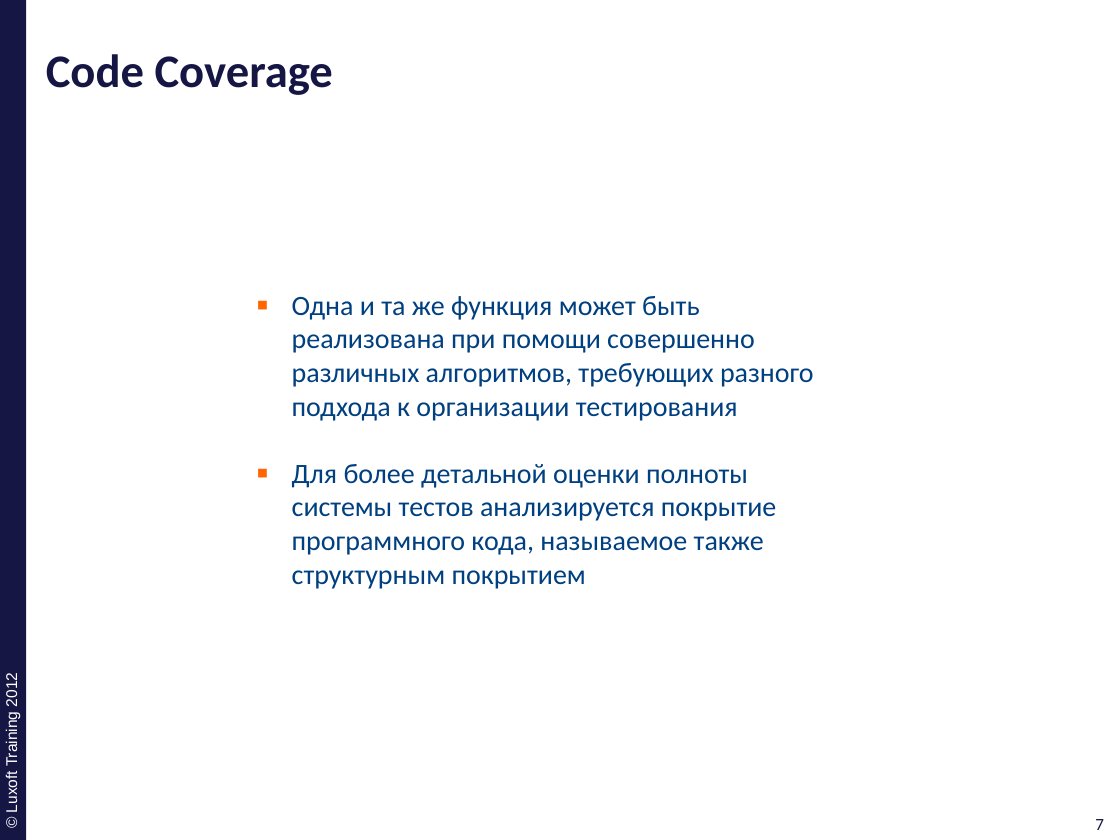
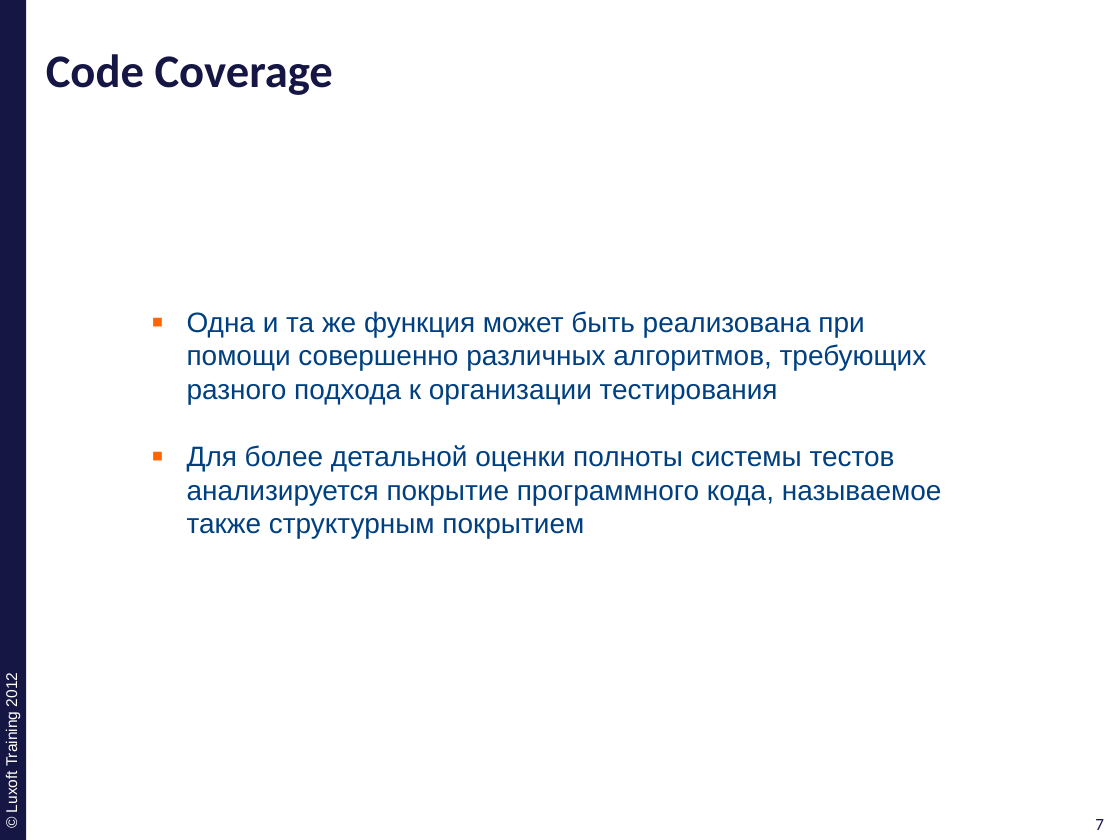
Before and after one commit to ivan-dyachenko/Trainings, a slide deck: slide 7 of Test Driven Development/materials/pptx/3. TDD-Code-Coverage.pptx. Drawn at 1120x840 pixels with LibreOffice and Linux fonts; fonts in the diff are those of the drawing; background and template pictures are left out. Boxes give left, top, right and bottom in pixels: in the first picture for what was removed or moved away, otherwise in the second. Text is boxed around its words. In the diff, an @@ line names an element or a change of style, - is before the commit and + after.

Commit message:
complete Code Coverage presentaion and code exapmles

```diff
--- a/Test Driven Development/materials/pptx/3. TDD-Code-Coverage.pptx
+++ b/Test Driven Development/materials/pptx/3. TDD-Code-Coverage.pptx
@@ text "Одна и та же функция ...": place and size @@
-text "Одна и та же функция ..." at bbox=[292, 296, 814, 589]
+text "Одна и та же функция ..." at bbox=[187, 311, 942, 538]
@@ text "Одна и та же функция ..." at bbox=[187, 311, 942, 538]: font Calibri to Arial @@
```
Also in this commit, not shown: 36 other slides changed.
